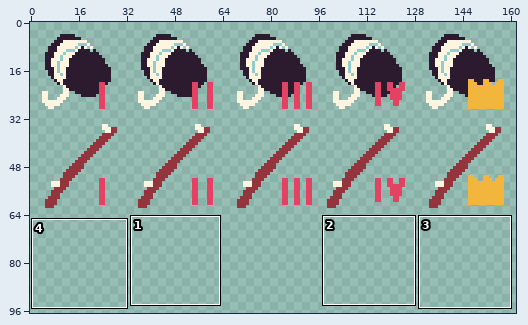
Edited in one commit: pixel-art file (res/img/items.aseprite). The picture above shows the old version from afar; the outline marks the close-up.
Close-up. Old version:
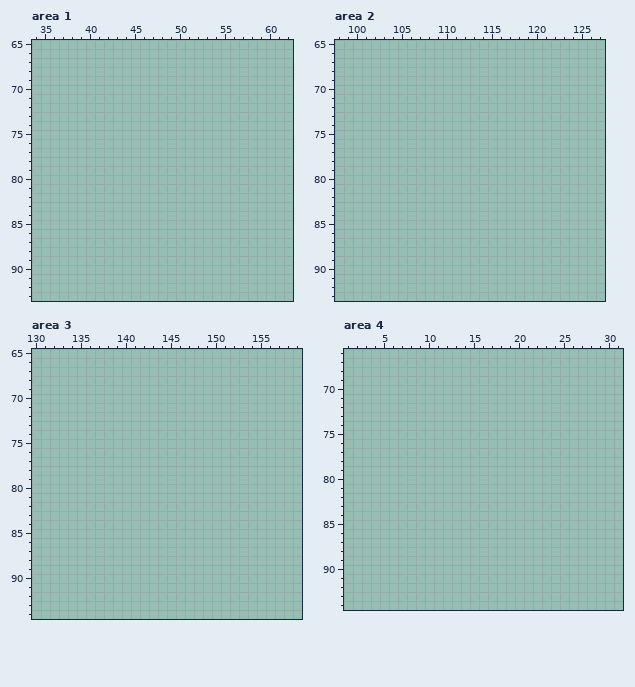
256x256 pixels, 1 frame. Shown: area 1: x 34..62, y 65..93; area 2: x 98..127, y 65..93; area 3: x 130..159, y 65..94; area 4: x 1..31, y 66..94. The wide view leaves out empty margins. The commit also changed other parts of the picture, which this record leaves out.
The same view after the edit:
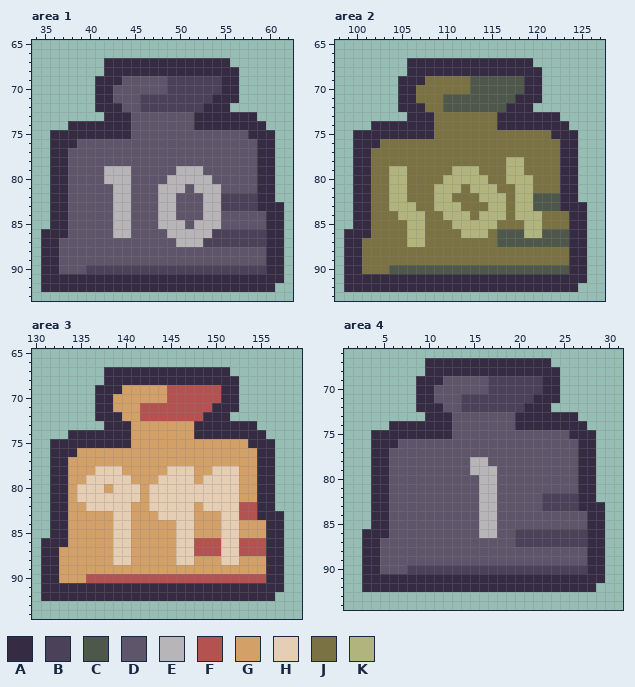
Palette (. is transparent): A #352b42  B #4b4158  C #4e584a  D #5f556a  E #b8b5b9  F #b45252  G #d3a068  H #e5ceb4  J #7b7243  K #b2b47e
Change:
Area 1, layers "Layer 2", "Layer 1":
y 67: x 42..55 .............. -> AAAAAAAAAAAAAA
y 68: x 42..56 ............... -> AAAAAAAAAAAAAAA
y 69: x 41..56 ................ -> AAADDDDDBBBBBBAA
y 70: x 41..56 ................ -> AADDDDDDBBBBBBAA
y 71: x 41..56 ................ -> AADDDBBBBBBBBAAA
y 72: x 41..55 ............... -> AAADDBBBBBBBAAA
y 73: x 42..58 ................. -> AAADDDDDDDAAAAAAA
y 74: x 38..59 ...................... -> AAAAAAADDDDDDDAAAAAAAA
y 75: x 36..60 ......................... -> AAAAAAAAADDDDDDDDDDDDDAAA
y 76: x 36..60 ......................... -> AAADDDDDDDDDDDDDDDDDDDDAA
y 77..78: x 36..60 ......................... -> AADDDDDDDDDDDDDDDDDDDDDAA
y 79: x 36..60 ......................... -> AADDDDEEEDDDDDEEEDDDDDDAA
y 80: x 36..60 ......................... -> AADDDDEEEDDDDEEEEEDDDDDAA
y 81: x 36..60 ......................... -> AADDDDDEEDDDEEEDEEEDDDDAA
y 82: x 36..60 ......................... -> AADDDDDEEDDDEEDDDEEBBBBAA
y 83: x 36..61 .......................... -> AADDDDDEEDDDEEDDDEEBBBBAAA
y 84: x 36..61 .......................... -> AADDDDDEEDDDEEDDDEEDDDDDAA
y 85: x 36..61 .......................... -> AADDDDDEEDDDEEEDEEEDDDDDAA
y 86: x 35..61 ........................... -> AAADDDDDEEDDDDEEEEEBBBBBBAA
y 87: x 35..61 ........................... -> AADDDDDDDDDDDDDEEEBBBBBBBAA
y 88..89: x 35..61 ........................... -> AADDDDDDDDDDDDDDDDDDDDDDDAA
y 90: x 35..61 ........................... -> AADDDBBBBBBBBBBBBBBBBBBBBAA
y 91: x 35..61 ........................... -> AAAAAAAAAAAAAAAAAAAAAAAAAAA
y 92: x 35..60 .......................... -> AAAAAAAAAAAAAAAAAAAAAAAAAA
Area 2, layers "Layer 2", "Layer 1":
y 67: x 106..119 .............. -> AAAAAAAAAAAAAA
y 68: x 106..120 ............... -> AAAAAAAAAAAAAAA
y 69: x 105..120 ................ -> AAAJJJJJCCCCCCAA
y 70: x 105..120 ................ -> AAJJJJJJCCCCCCAA
y 71: x 105..120 ................ -> AAJJJCCCCCCCCAAA
y 72: x 105..119 ............... -> AAAJJCCCCCCCAAA
y 73: x 106..122 ................. -> AAAJJJJJJJAAAAAAA
y 74: x 102..123 ...................... -> AAAAAAAJJJJJJJAAAAAAAA
y 75: x 100..124 ......................... -> AAAAAAAAAJJJJJJJJJJJJJAAA
y 76: x 100..124 ......................... -> AAAJJJJJJJJJJJJJJJJJJJJAA
y 77: x 100..124 ......................... -> AAJJJJJJJJJJJJJJJJJJJJJAA
y 78: x 100..124 ......................... -> AAJJJJJJJJJJJJJJJKKJJJJAA
y 79: x 100..124 ......................... -> AAJJKKJJJJJKKKJJJKKJJJJAA
y 80: x 100..124 ......................... -> AAJJKKJJJJKKKKKJJKKKJJJAA
y 81: x 100..124 ......................... -> AAJJKKJJJKKKJKKKJJKKJJJAA
y 82: x 100..124 ......................... -> AAJJKKJJJKKJJJKKKJKKCCCAA
y 83: x 100..125 .......................... -> AAJJKKKJJKKKJJJKKJKKCCCAAA
y 84: x 100..125 .......................... -> AAJJJKKKJJKKKJKKKJKKKJJJAA
y 85: x 100..125 .......................... -> AAJJJJKKJJJKKKKKJJJKKJJJAA
y 86: x 99..125 ........................... -> AAAJJJJKKJJJJKKKJCCCKKCCCAA
y 87: x 99..125 ........................... -> AAJJJJJKKJJJJJJJJCCCCCCCCAA
y 88..89: x 99..125 ........................... -> AAJJJJJJJJJJJJJJJJJJJJJJJAA
y 90: x 99..125 ........................... -> AAJJJCCCCCCCCCCCCCCCCCCCCAA
y 91: x 99..125 ........................... -> AAAAAAAAAAAAAAAAAAAAAAAAAAA
y 92: x 99..124 .......................... -> AAAAAAAAAAAAAAAAAAAAAAAAAA
Area 3, layers "Layer 2", "Layer 1":
y 67: x 138..151 .............. -> AAAAAAAAAAAAAA
y 68: x 138..152 ............... -> AAAAAAAAAAAAAAA
y 69: x 137..152 ................ -> AAAGGGGGFFFFFFAA
y 70: x 137..152 ................ -> AAGGGGGGFFFFFFAA
y 71: x 137..152 ................ -> AAGGGFFFFFFFFAAA
y 72: x 137..151 ............... -> AAAGGFFFFFFFAAA
y 73: x 138..154 ................. -> AAAGGGGGGGAAAAAAA
y 74: x 134..155 ...................... -> AAAAAAAGGGGGGGAAAAAAAA
y 75: x 132..156 ......................... -> AAAAAAAAAGGGGGGGGGGGGGAAA
y 76: x 132..156 ......................... -> AAAGGGGGGGGGGGGGGGGGGGGAA
y 77: x 132..156 ......................... -> AAGGGGGGGGGGGGGGGGGGGGGAA
y 78: x 132..156 ......................... -> AAGGGHHHGGGGGHHHGGHHHGGAA
y 79: x 132..156 ......................... -> AAGGHHHHHGGGHHHHGHHHHGGAA
y 80: x 132..156 ......................... -> AAGHHHGHHHGHHHHHHHHHHGGAA
y 81: x 132..156 ......................... -> AAGHHHHHHHGHHHHHHHHHHGGAA
y 82: x 132..156 ......................... -> AAGGHHHHHGGHHHHHGHHHHFFAA
y 83: x 132..157 .......................... -> AAGGGGGHHGGGHHHHGGGHHFFAAA
y 84..85: x 132..157 .......................... -> AAGGGGGHHGGGGGHHGGGHHGGGAA
y 86: x 131..157 ........................... -> AAAGGGGGHHGGGGGHHFFFHHFFFAA
y 87: x 131..157 ........................... -> AAGGGGGGHHGGGGGHHFFFHHFFFAA
y 88: x 131..157 ........................... -> AAGGGGGGHHGGGGGHHGGGHHGGGAA
y 89: x 131..157 ........................... -> AAGGGGGGGGGGGGGGGGGGGGGGGAA
y 90: x 131..157 ........................... -> AAGGGFFFFFFFFFFFFFFFFFFFFAA
y 91: x 131..157 ........................... -> AAAAAAAAAAAAAAAAAAAAAAAAAAA
y 92: x 131..156 .......................... -> AAAAAAAAAAAAAAAAAAAAAAAAAA
Area 4, layers "Layer 2", "Layer 1":
y 67: x 10..23 .............. -> AAAAAAAAAAAAAA
y 68: x 10..24 ............... -> AAAAAAAAAAAAAAA
y 69: x 9..24 ................ -> AAADDDDDBBBBBBAA
y 70: x 9..24 ................ -> AADDDDDDBBBBBBAA
y 71: x 9..24 ................ -> AADDDBBBBBBBBAAA
y 72: x 9..23 ............... -> AAADDBBBBBBBAAA
y 73: x 10..26 ................. -> AAADDDDDDDAAAAAAA
y 74: x 6..27 ...................... -> AAAAAAADDDDDDDAAAAAAAA
y 75: x 4..28 ......................... -> AAAAAAAAADDDDDDDDDDDDDAAA
y 76: x 4..28 ......................... -> AAADDDDDDDDDDDDDDDDDDDDAA
y 77: x 4..28 ......................... -> AADDDDDDDDDDDDDDDDDDDDDAA
y 78: x 4..28 ......................... -> AADDDDDDDDDEEDDDDDDDDDDAA
y 79: x 4..28 ......................... -> AADDDDDDDDDEEEDDDDDDDDDAA
y 80..81: x 4..28 ......................... -> AADDDDDDDDDDEEDDDDDDDDDAA
y 82: x 4..28 ......................... -> AADDDDDDDDDDEEDDDDDBBBBAA
y 83: x 4..29 .......................... -> AADDDDDDDDDDEEDDDDDBBBBAAA
y 84..85: x 4..29 .......................... -> AADDDDDDDDDDEEDDDDDDDDDDAA
y 86: x 3..29 ........................... -> AAADDDDDDDDDDEEDDBBBBBBBBAA
y 87: x 3..29 ........................... -> AADDDDDDDDDDDDDDDBBBBBBBBAA
y 88..89: x 3..29 ........................... -> AADDDDDDDDDDDDDDDDDDDDDDDAA
y 90: x 3..29 ........................... -> AADDDBBBBBBBBBBBBBBBBBBBBAA
y 91: x 3..29 ........................... -> AAAAAAAAAAAAAAAAAAAAAAAAAAA
y 92: x 3..28 .......................... -> AAAAAAAAAAAAAAAAAAAAAAAAAA
Where, in picture pixels (left, top, right, bottom), the same in both close-ups:
added: (41, 58, 284, 292)
added: (344, 58, 587, 292)
added: (41, 367, 284, 601)
added: (362, 358, 605, 592)
